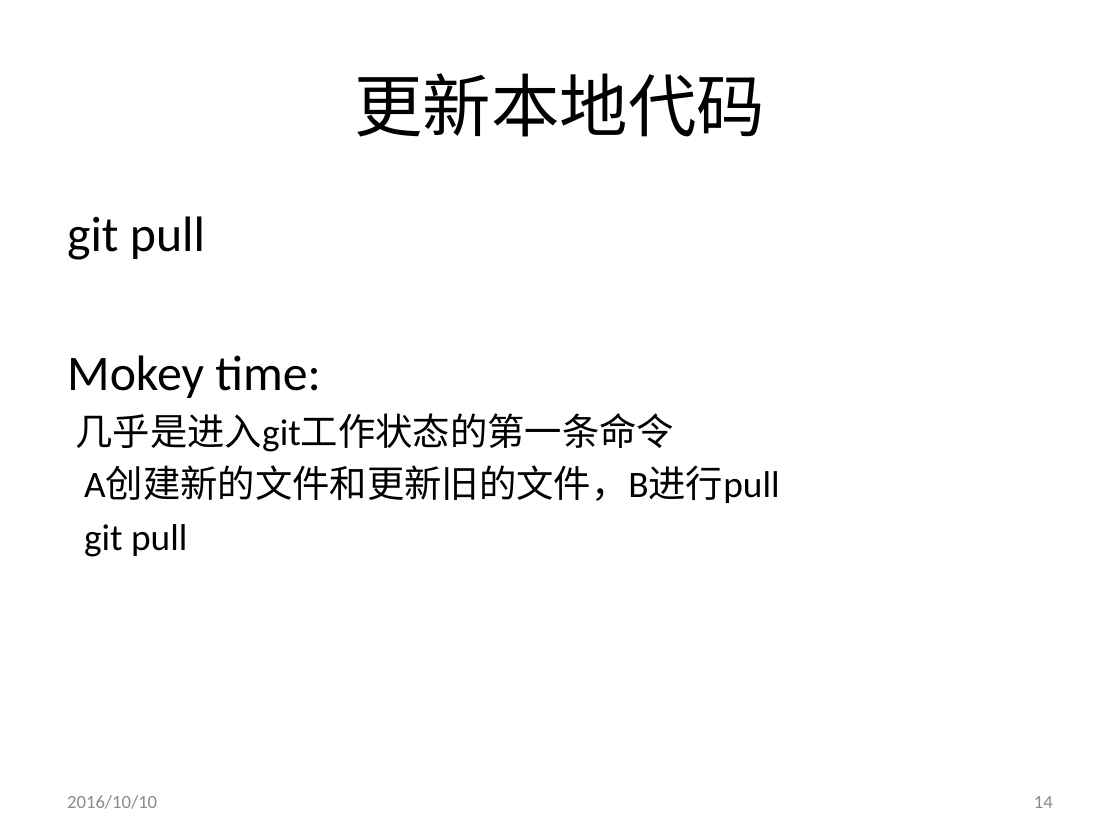
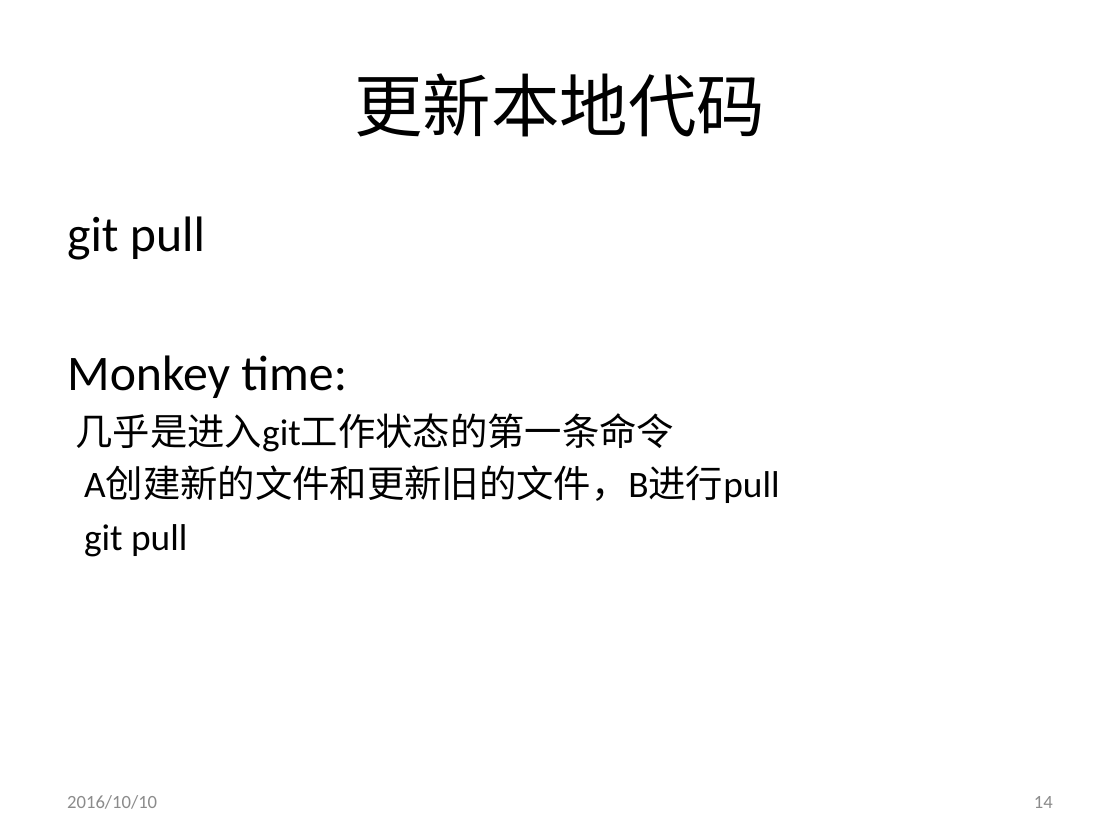
Before and after one commit to shentianyi/CompanyCource, a slide deck: slide 14 of CodeMonkey/cs01-1 开发工具及基本流程/开发工具及基本流程.pptx. Drawn at 1120x840 pixels with LibreOffice and Linux fonts; fonts in the diff are those of the drawing. Boxes give left, top, right and bottom in pixels: in the first picture for what was removed or moved away, otherwise in the second. Text is boxed around its words. In the diff, an @@ line names an element or a change of style, - is before the commit and + after.

Commit message:
fix word error

```diff
--- a/CodeMonkey/cs01-1 开发工具及基本流程/开发工具及基本流程.pptx
+++ b/CodeMonkey/cs01-1 开发工具及基本流程/开发工具及基本流程.pptx
@@ text at (67,355,347,398): text changed @@
-Mokey time:
+Monkey time:
```
